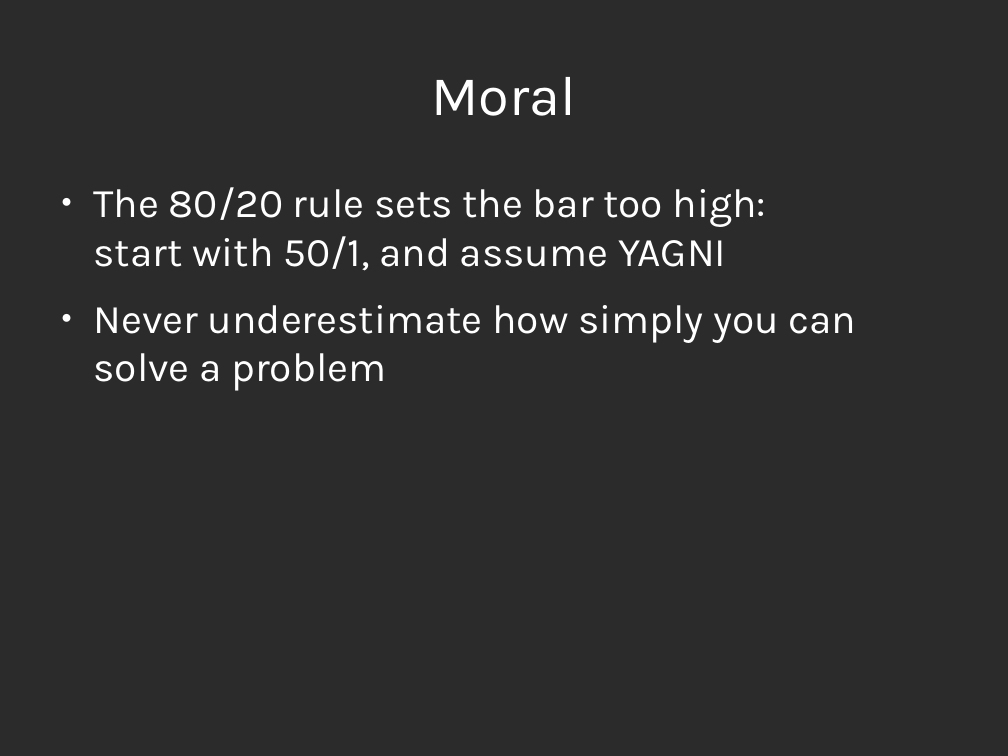
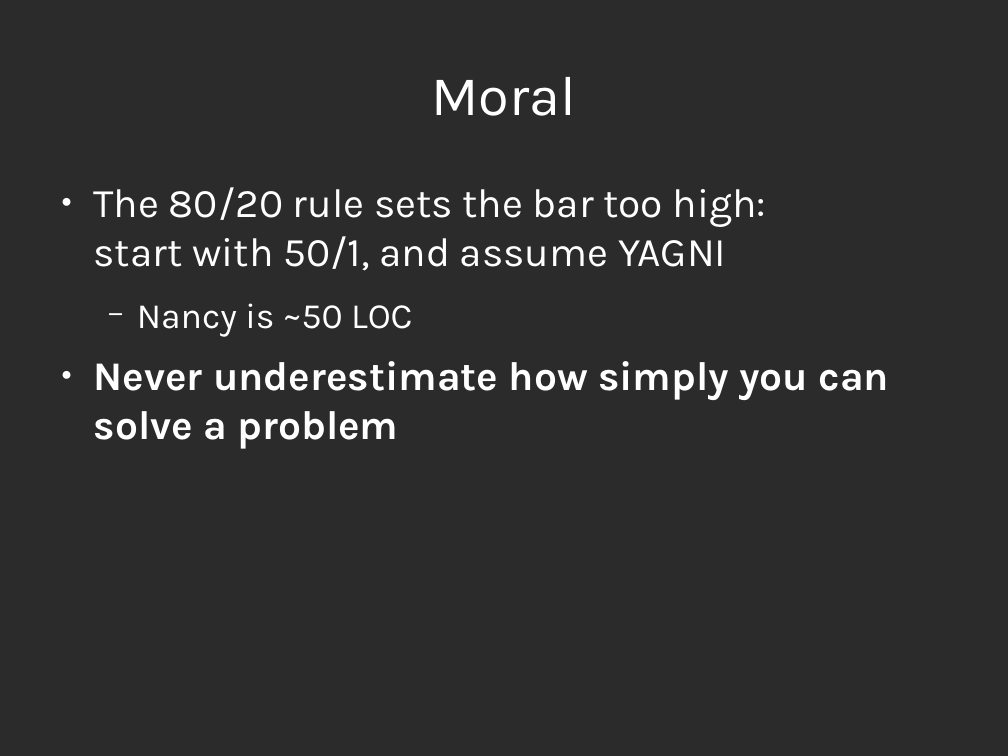
Before and after one commit to rrthomas/nancy, a slide deck: slide 7 of Lua Workshop 2006.odp (slide 6 before the commit). Drawn at 1008x756 pixels with LibreOffice and Linux fonts; fonts in the diff are those of the drawing; background and template pictures are left out; a plain dark background stands for a picture behind light text. Boxes give left, top, right and bottom in pixels: in the first picture for what was removed or moved away, otherwise in the second. Text is boxed around its words. In the diff, an @@ line names an element or a change of style, - is before the commit and + after.

Commit message:
Fix some cosmetic typsetting problems in the user guide, and remove the (now confusing) sentence about the specification ending before the example.
Add one more slide with an explanatory diagram to the slides.

```diff
--- a/Lua Workshop 2006.odp
+++ b/Lua Workshop 2006.odp
@@ text at box(137, 303, 412, 336): paragraph added @@
+  − Nancy is ~50 LOC
@@ text at box(94, 361, 890, 449): bold on in "Never underestimate how simply you can solve ..." @@
```
Also in this commit, not shown: 1 other slide changed, 2 slides added, 1 slide removed, 1 other file.
